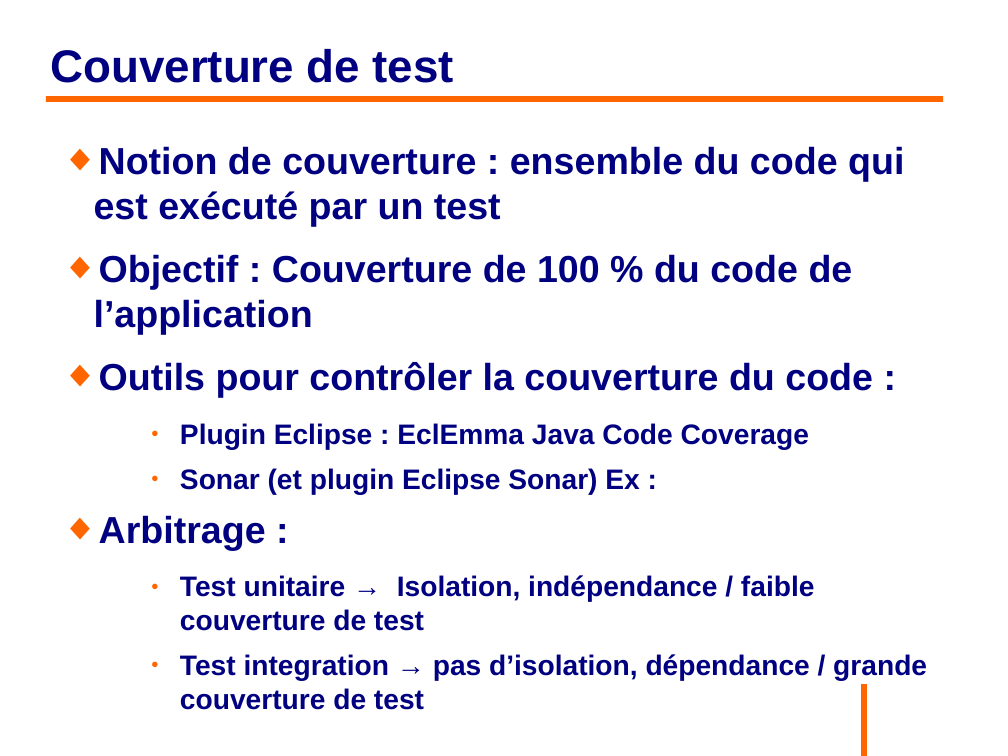
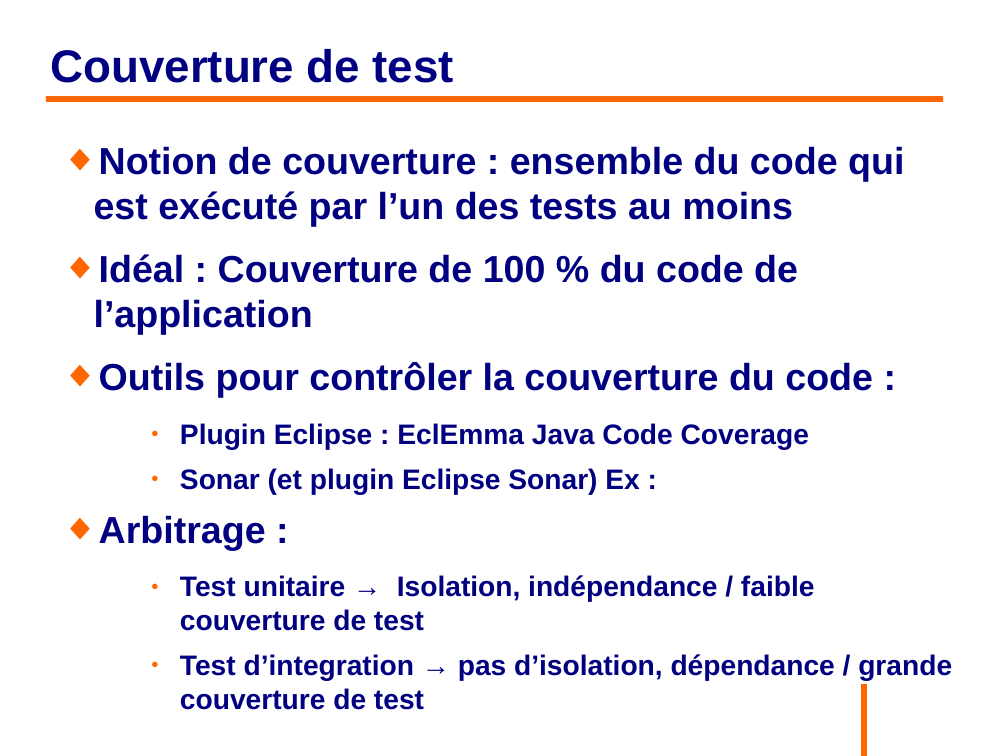
Before and after one commit to philphils/tests-unitaires-et-moins-unitaires, a slide deck: slide 36 of tests-unitaires-cours/nouveauDiapo/diapo_tests_unitaires.odp. Drawn at 1008x756 pixels with LibreOffice and Linux fonts; fonts in the diff are those of the drawing; background and template pictures are left out. Boxes give left, top, right and bottom in pixels: in the first picture for what was removed or moved away, otherwise in the second. Text is boxed around its words. In the diff, an @@ line names an element or a change of style, - is before the commit and + after.

```diff
--- a/tests-unitaires-cours/nouveauDiapo/diapo_tests_unitaires.odp
+++ b/tests-unitaires-cours/nouveauDiapo/diapo_tests_unitaires.odp
@@ text at (94, 146, 904, 335): text changed @@
-◆ Notion de couverture : ensemble du code qui est exécuté par un test
-◆ Objectif : Couverture de 100 % du code de l’application
+◆ Notion de couverture : ensemble du code qui est exécuté par l’un des tests au moins
+◆ Idéal : Couverture de 100 % du code de l’application
@@ text at (180, 654, 952, 710): text changed @@
-    ● Test integration → pas d’isolation, dépendance / grande couverture de test
+    ● Test d’integration → pas d’isolation, dépendance / grande couverture de test
```
Also in this commit, not shown: 25 other slides changed.
